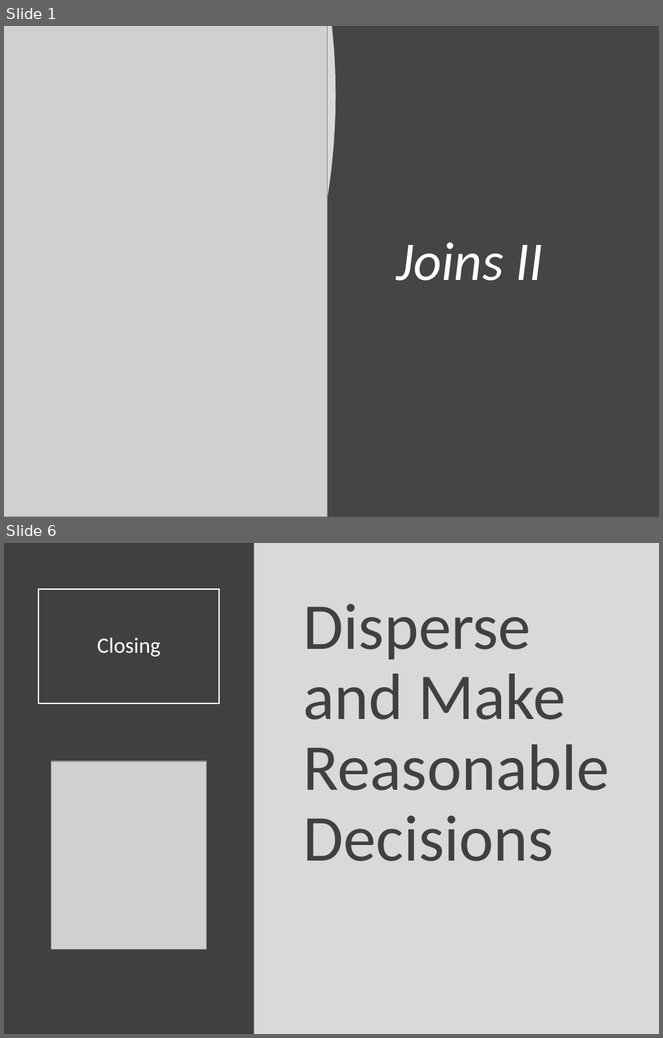
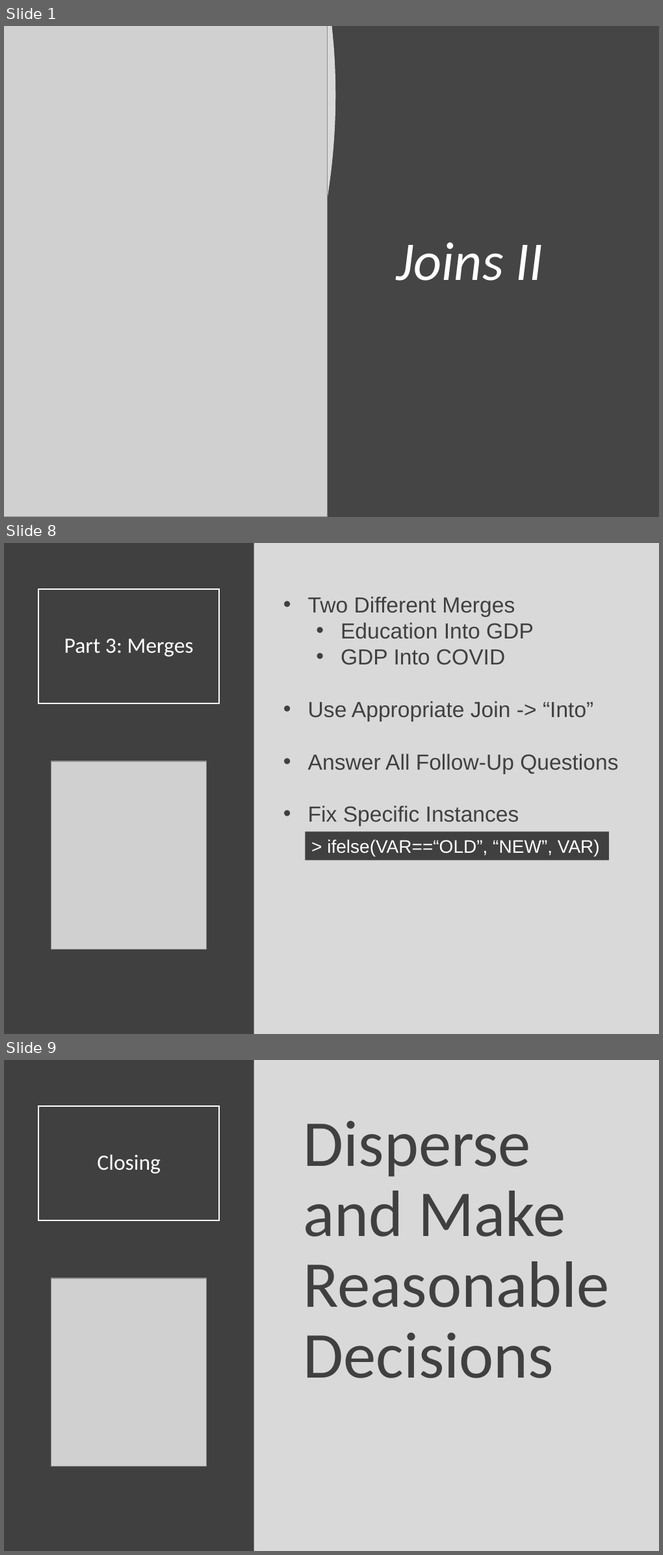
Before and after one commit to SuperMarioGiacomazzo/STOR320_WEBSITE, a slide deck: Lecture/Joins 2/Joins_2_Lecture.pptx. Shown one above the other, each under a label of ours: slides 1 and 6 before the commit, slides 1, 8 and 9 after it; the slides between them are not shown. The pictures are 663x1038 and 663x1555 pixels, drawn with LibreOffice and Linux fonts; fonts in the diff are those of the drawing; grey boxes stand for pictures. Boxes give left, top, right and bottom in pixels: in the first picture for what was removed or moved away, otherwise in the second. Text is boxed around its words. In the diff, an @@ line names an element or a change of style, - is before the commit and + after.

```diff
--- a/Lecture/Joins 2/Joins_2_Lecture.pptx
+++ b/Lecture/Joins 2/Joins_2_Lecture.pptx
@@ slide 8 added at (4,543,659,1034), background #D9D9D9 @@
@@ rectangle added at (4,543,254,1034), fill #404040 @@
@@ title added at (38,589,220,704), outline #FFFFFF 1.5 pt, 24 pt, text #FFFFFF @@
+Part 3: Merges
@@ text added at (308,596,618,826), 24 pt, text #404040 @@
+• Two Different Merges
+  • Education Into GDP
+  • GDP Into COVID
+• Use Appropriate Join -> “Into”
+• Answer All Follow-Up Questions
+• Fix Specific Instances
@@ picture added at (51,761,206,949) @@
@@ rectangle added at (306,832,609,861), fill #404040, 20 pt, text #FFFFFF @@
+> ifelse(VAR==“OLD”, “NEW”, VAR)
@@ what was slide 6 is now slide 9 @@
```
Also in this commit, not shown: 1 slide changed, 5 other slides added, 3 slides removed, 3 other files.
